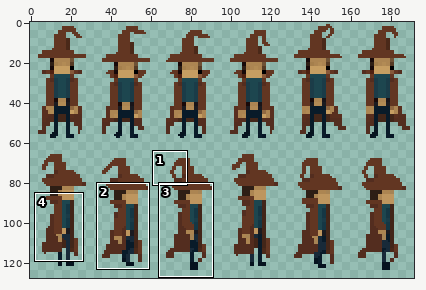
A sprite sheet gets an edit: assets/textures/player/player.png. Above: a wide view before the commit, with the close-up outlined.
Close-up. The starting point:
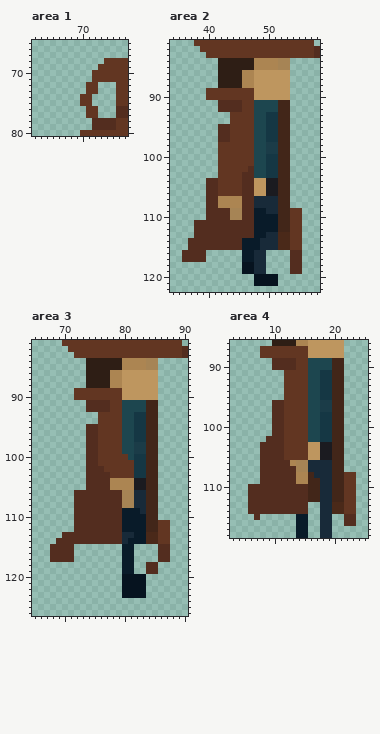
The file is 192x128 pixels. Colours within 5 levels of each other are drawn and written as one. Shown: area 1: x 62..77, y 65..80; area 2: x 34..58, y 81..122; area 3: x 65..90, y 81..126; area 4: x 3..25, y 86..118. The commit also changed other parts of the picture, which this record leaves out.
After:
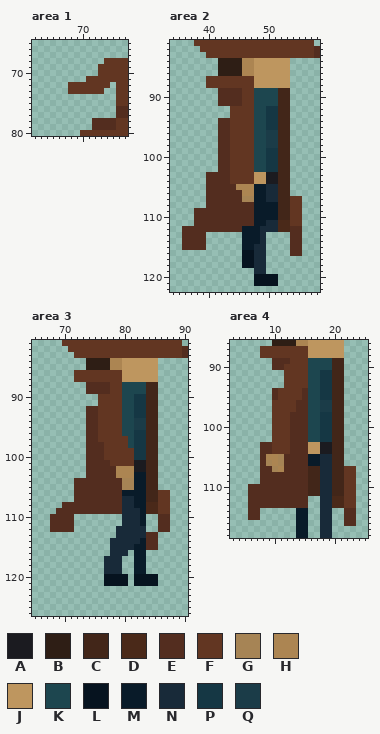
Palette (. is transparent): A #1b1b20  B #2e1e15  C #422619  D #4a2919  E #532d1f  F #623622  G #a68455  H #ac8552  J #be965f  K #1d464f  L #06131f  M #091b29  N #182a39  P #153744  Q #1b3c48
The edit:
--- area 1
@@ x 66..76 @@
 69 .......FFFF
-70 ......FFFFF
-71 ......FFFFF
-72 .....FF...F
-73 .....FF...F
-74 ....FF....F
-75 ....FF....F
-76 .....FF...E
-77 .....FF...E
+70 .......FFFF
+71 .....FFFFFF
+72 ..FFFFFFF.F
+73 ..FFFFFF..F
+74 ..........F
+75 ..........F
+76 ..........E
+77 ..........E
 78 ......EEEEF
--- area 2
@@ x 34..58 @@
  83 ......FFFFFFFFFFFFFFFFFFE
- 84 ........BBBBBBHHHHGG.....
- 85 ........BBBBBBHHHHGG.....
+ 84 ........BBBBHHJJJJJJ.....
+ 85 ........BBBBHHJJJJJJ.....
  86 ........BBBBHHJJJJJJ.....
- 87 ........BBBBHHJJJJJJ.....
- 88 ........BBBBHHJJJJJJ.....
- 89 ......FFFFFFFFJJJJJJ.....
- 90 ......FFFFFFFFJJJJJJ.....
+ 87 ......FFFFFFFFJJJJJJ.....
+ 88 ......FFFFFFFFJJJJJJ.....
+ 89 ........EEEEFFKKKKCC.....
+ 90 ........EEEEFFKKKKCC.....
  91 ........EEEEFFKKKKCC.....
- 92 ........EEEEFFKKKKCC.....
+ 92 ..........FFFFKKPPCC.....
  93 ..........FFFFKKPPCC.....
- 94 ..........FFFFKKPPCC.....
+ 94 ........EEFFFFKKPPCC.....
  95 ........EEFFFFKKPPCC.....
- 96 ........EEFFFFKKPPCC.....
- 97 ........EEFFFFKKPPCC.....
- 98 ........FFFFFFKKQQCC.....
- 99 ........FFFFFFKKQQCC.....
-100 ........FFFFFFKKPPCC.....
-101 ........FFFFFFKKPPCC.....
-102 ........FFFFFEKKPPCC.....
-103 ........FFFFEEKKPPCC.....
-104 ......EEFFFFEEJJAACC.....
-105 ......EEFFFFEEJJAACC.....
-106 ......EEFFFFEEJJAACC.....
-107 ......EEHHHHEENNNNCC.....
-108 ......EEHHHHEENNNNCC.....
-109 ......EEEEGGEEMMNNCCFF...
-110 ......EEEEGGEEMMMMCCFF...
-111 ....EEEEEEEEEEMMMMCCFF...
-112 ....EEEEEEEEEEMMMMCCFF...
-113 ....EEEEEEEEEEMMNNDDFF...
-114 ...EEEEEEEEEMMMNNNDDFF...
-115 ...EEEEEEEEEMMMNNNDDFF...
-116 ..EEEE......MMNN....EE...
-117 ..EEEE......MMNN....EE...
-118 ............LLNN....EE...
-119 ............LLNN....EE...
+ 96 ........EEFFFFKKQQCC.....
+ 97 ........EEFFFFKKQQCC.....
+ 98 ........EEFFFFKKQQCC.....
+ 99 ........EEFFFFKKPPCC.....
+100 ........EEFFFFKKPPCC.....
+101 ........EEFFFFKKPPCC.....
+102 ........EEFFFFKKPPCC.....
+103 ......EEEEFFFFJJAACC.....
+104 ......EEEEFFFFJJAACC.....
+105 ......EEEEEHHHMMNNCC.....
+106 ......EEEEEEHHMMNNCC.....
+107 ......EEEEEEGGMMNNCCFF...
+108 ......EEEEEEEEMMMMCCFF...
+109 ....EEEEEEEEEEMMMMCCFF...
+110 ....EEEEEEEEEEMMMMCCFF...
+111 ....EEEEEEEEEEMMNNDDFF...
+112 ..EEEEEEEEEEMMMNNNDDEE...
+113 ..EEEE......MMMN....EE...
+114 ..EEEE......MMMN....EE...
+115 ..EEEE......MMNN....EE...
+116 ............LLNN....EE...
+117 ............LLNN.........
+118 ............LLNN.........
+119 ..............NN.........
 120 ..............LLLL.......
--- area 3
@@ x 65..90 @@
  83 .......FFFFFFFFFFFFFFFFFFE
- 84 .........BBBBBBHHHHGG.....
- 85 .........BBBBBBHHHHGG.....
- 86 .........BBBBHHJJJJJJ.....
- 87 .........BBBBHHJJJJJJ.....
- 88 .........BBBBHHJJJJJJ.....
- 89 .......FFFFFFFFJJJJJJ.....
- 90 .......FFFFFFFFJJJJJJ.....
- 91 .........EEEEFFKKKKCC.....
- 92 .........EEEEFFKKKKCC.....
- 93 ...........FFFFKKPPCC.....
- 94 ...........FFFFKKPPCC.....
- 95 .........EEFFFFKKPPCC.....
+ 84 .........BBBBHHJJJJJJ.....
+ 85 .........BBBBHHJJJJJJ.....
+ 86 .......FFFFFFFFJJJJJJ.....
+ 87 .......FFFFFFFFJJJJJJ.....
+ 88 .........EEEEFFKKKKCC.....
+ 89 .........EEEEFFKKKKCC.....
+ 90 ...........FFFFKKPPCC.....
+ 91 ...........FFFFKKPPCC.....
+ 92 .........EEFFFFKKPPCC.....
+ 93 .........EEFFFFKKPPCC.....
+ 94 .........EEFFFFKKQQCC.....
+ 95 .........EEFFFFKKQQCC.....
  96 .........EEFFFFKKPPCC.....
- 97 .........EEFFFFKKPPCC.....
- 98 .........EEFFFFKKQQCC.....
- 99 .........EEFFFFKKQQCC.....
-100 .........EEFFFFFKPPCC.....
-101 .........EEFFFFFFPPCC.....
-102 .........EEEFFFFFPPCC.....
-103 .........EEEEFFFFPPCC.....
-104 .........EEEEHHHHAACC.....
-105 .........EEEEHHHHAACC.....
-106 .......EEEEEEEEGGNNCC.....
-107 .......EEEEEEEEGGNNCC.....
-108 .......EEEEEEEEGGNNCC.....
-109 .......EEEEEEEEMMMNCC.....
-110 .......EEEEEEEEMMMMCC.....
-111 .......EEEEEEEEMMMMCCFF...
-112 .......EEEEEEEEMMMMCCFF...
-113 .....EEEEEEEEEENNMMDDFF...
-114 ....EEEEEEEEEEENMMMDDFF...
-115 ...EEEE........MM....EE...
-116 ...EEEE........MM....EE...
-117 ...EEEE........MM....EE...
-118 ...............MM..EE.....
-119 ...............MM..EE.....
-120 ...............LLLL.......
-121 ...............LLLL.......
-122 ...............LLLL.......
-123 ...............LLLL.......
+ 97 .........EEFFFFFKPPCC.....
+ 98 .........EEEFFFFKPPCC.....
+ 99 .........EEEFFFFFPPCC.....
+100 .........EEEFFFFFPPCC.....
+101 .........EEEEFFFFAACC.....
+102 .........EEEEEHHHAACC.....
+103 .........EEEEEHHHMMCC.....
+104 .......EEEEEEEEGGMMCC.....
+105 .......EEEEEEEEGGMMCC.....
+106 .......EEEEEEEEMMMMCCFF...
+107 .......EEEEEEEENNMMCCFF...
+108 .....EEEEEEEEEENNMMDDFF...
+109 ....EEEEEEEEEEENNNMDDFF...
+110 ...EEEE........NNNM..EE...
+111 ...EEEE........NNNM..EE...
+112 ...EEEE.......NNNNN..EE...
+113 ..............NNNNNEE.....
+114 .............NNNNNMEE.....
+115 .............NNNNMMEE.....
+116 .............NNN.MM.......
+117 ............NNN..MM.......
+118 ............NNN..MM.......
+119 ............NNN..MM.......
+120 ............LLLL.LLLL.....
+121 ............LLLL.LLLL.....
+122 ..........................
+123 ..........................
 124 ..........................
--- area 4
@@ x 10..15 @@
  88 FFFFFF
- 89 EEEEFF
- 90 EEEEFF
+ 89 EEEFFF
+ 90 EEFFFF
  91 ..FFFF
@@ x 3..25 @@
  93 .........FFFFKKPPCC....
- 94 .........FFFFKKPPCC....
- 95 .........FFFFKKPPCC....
- 96 .......EEFFFFKKQQCC....
- 97 .......EEFFFFKKQQCC....
- 98 .......EEFFFFKKPPCC....
- 99 .......EEFFFFKKPPCC....
-100 .......EEFFFFKKPPCC....
-101 .......EEFFFFKKPPCC....
-102 ......EEEFFFFKKPPCC....
-103 .....EEEEFFFFJJAACC....
-104 .....EEEEFFFFJJAACC....
-105 .....EEEEFFFFJJAACC....
-106 .....EEEEEHGGNNNNCC....
-107 .....EEEEEEGGNNNNCC....
-108 .....EEEEEEHHCNNNCCFF..
-109 .....EEEEEEHHCCNNCCFF..
+ 94 .......EFFFFEKKPPCC....
+ 95 .......EFFFFEKKPPCC....
+ 96 .......FFFFEEKKQQCC....
+ 97 .......FFFFEEKKQQCC....
+ 98 .......FFFEEEKKPPCC....
+ 99 .......FFFEEEKKPPCC....
+100 .......FFFEEEKKPPCC....
+101 .......FFFEEEKKPPCC....
+102 .......FFFEEEKKPPCC....
+103 .....EEFFFEEEJJAACC....
+104 .....EEFFFEEEJJAACC....
+105 .....EHHGEEEEMMNNCC....
+106 .....EGHGEEEEMMNNCC....
+107 .....EEGHEEEECCNNCCFF..
+108 .....EEEEEEEECCNNCCFF..
+109 .....EEEEEEEECCNNCCFF..
 110 ...EEEEEEEEEECCNNCCFF..
 111 ...EEEEEEEEEECCNNCCFF..
-112 ...EEEEEEEEEECCNNCCFF..
+112 ...EEEEEEEEEE..NNDDFF..
 113 ...EEEEEEEEEE..NNDDFF..
-114 ...EEEEEEEEEE..NNDDFF..
-115 ....E......MM..NN..EE..
+114 ...EE......MM..NN..EE..
+115 ...EE......MM..NN..EE..
 116 ...........MM..NN..EE..
